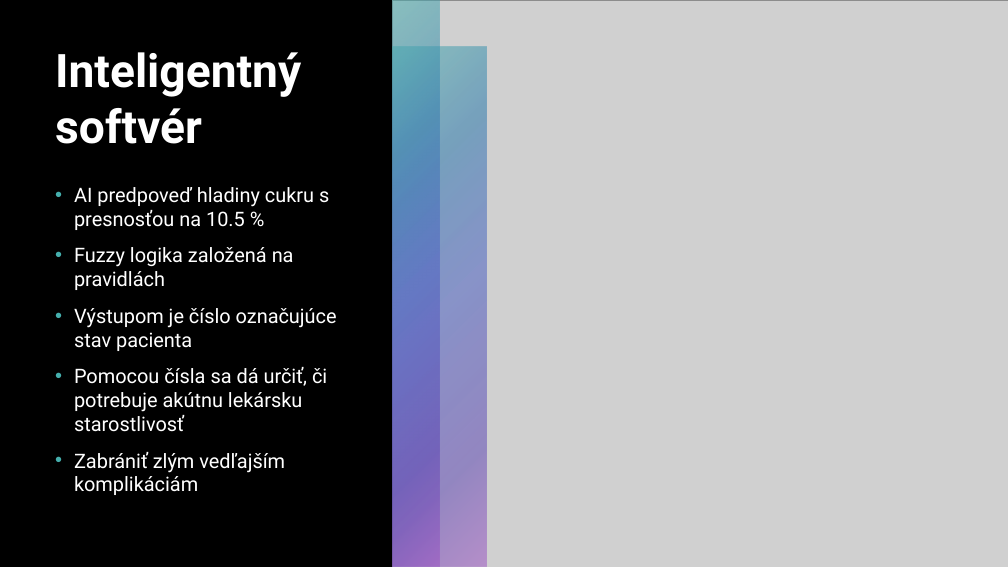
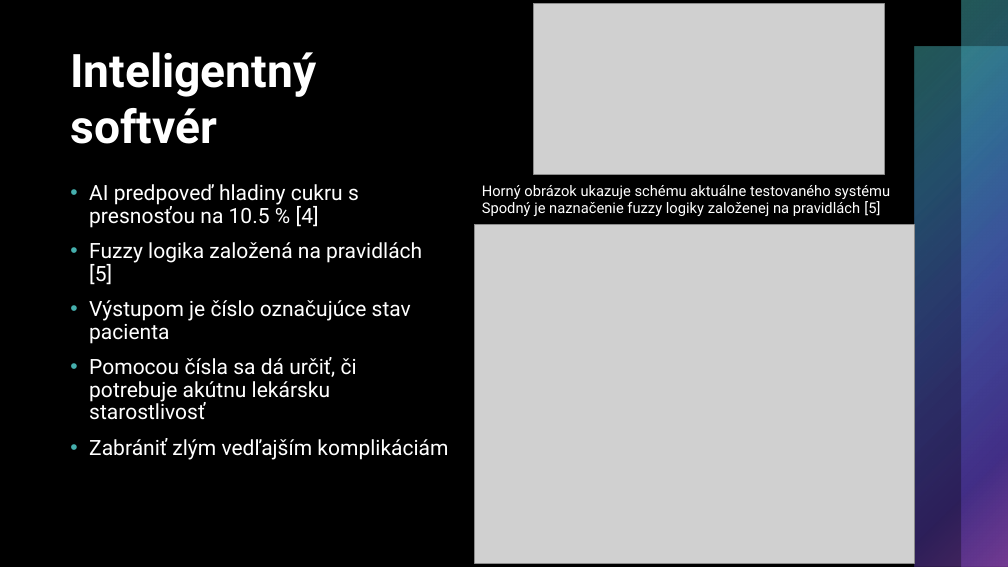
Before and after one commit to dB-Digital-Fox/MIP-clanok, a slide deck: slide 7 of prezentacia/Softvér pre diabetikov.pptx (slide 6 before the commit). Drawn at 1008x567 pixels with LibreOffice and Linux fonts; fonts in the diff are those of the drawing; grey boxes stand for pictures. Boxes give left, top, right and bottom in pixels: in the first picture for what was removed or moved away, otherwise in the second. Text is boxed around its words. In the diff, an @@ line names an element or a change of style, - is before the commit and + after.

```diff
--- a/prezentacia/Softvér pre diabetikov.pptx
+++ b/prezentacia/Softvér pre diabetikov.pptx
@@ picture removed at bbox=[392, 0, 1008, 567] @@
@@ rectangle removed at bbox=[392, 0, 439, 567] @@
@@ picture added at bbox=[534, 4, 885, 174] @@
@@ rectangle added at bbox=[961, 0, 1008, 567], fill gradient #45AFAD to #3B82B1 to #4D63C3 to #593EB3 to #994DC3 @@
@@ title "Inteligentný softvér": place and size @@
-title "Inteligentný softvér" at bbox=[55, 52, 301, 144]
+title "Inteligentný softvér" at bbox=[70, 52, 316, 144]
@@ rectangle: place and size @@
-rectangle at bbox=[392, 47, 486, 567]
+rectangle at bbox=[914, 47, 1008, 567]
@@ text "AI predpoveď hladiny cukru s ...": place and size @@
-text "AI predpoveď hladiny cukru s ..." at bbox=[74, 187, 337, 495]
+text "AI predpoveď hladiny cukru s ..." at bbox=[89, 184, 448, 460]
@@ text at bbox=[89, 184, 422, 285]: text changed; size 19 to 20 pt @@
-• AI predpoveď hladiny cukru s presnosťou na 10.5 %
-• Fuzzy logika založená na pravidlách
+• AI predpoveď hladiny cukru s presnosťou na 10.5 % [4]
+• Fuzzy logika založená na pravidlách [5]
@@ text added at bbox=[482, 185, 890, 216], 14 pt, text #FFFFFF @@
+Horný obrázok ukazuje schému aktuálne testovaného systému
+Spodný je naznačenie fuzzy logiky založenej na pravidlách [5]
@@ picture added at bbox=[475, 225, 914, 563] @@
@@ text at bbox=[89, 300, 448, 460]: size 19 to 20 pt in "Výstupom je číslo označujúce stav pacienta", "Pomocou čísla sa dá určiť, či potrebuje ...", "Zabrániť zlým vedľajším komplikáciám"; line spacing 1 to 0.9 @@
```
Also in this commit, not shown: 4 other slides changed, 1 slide added, 12 other files.
